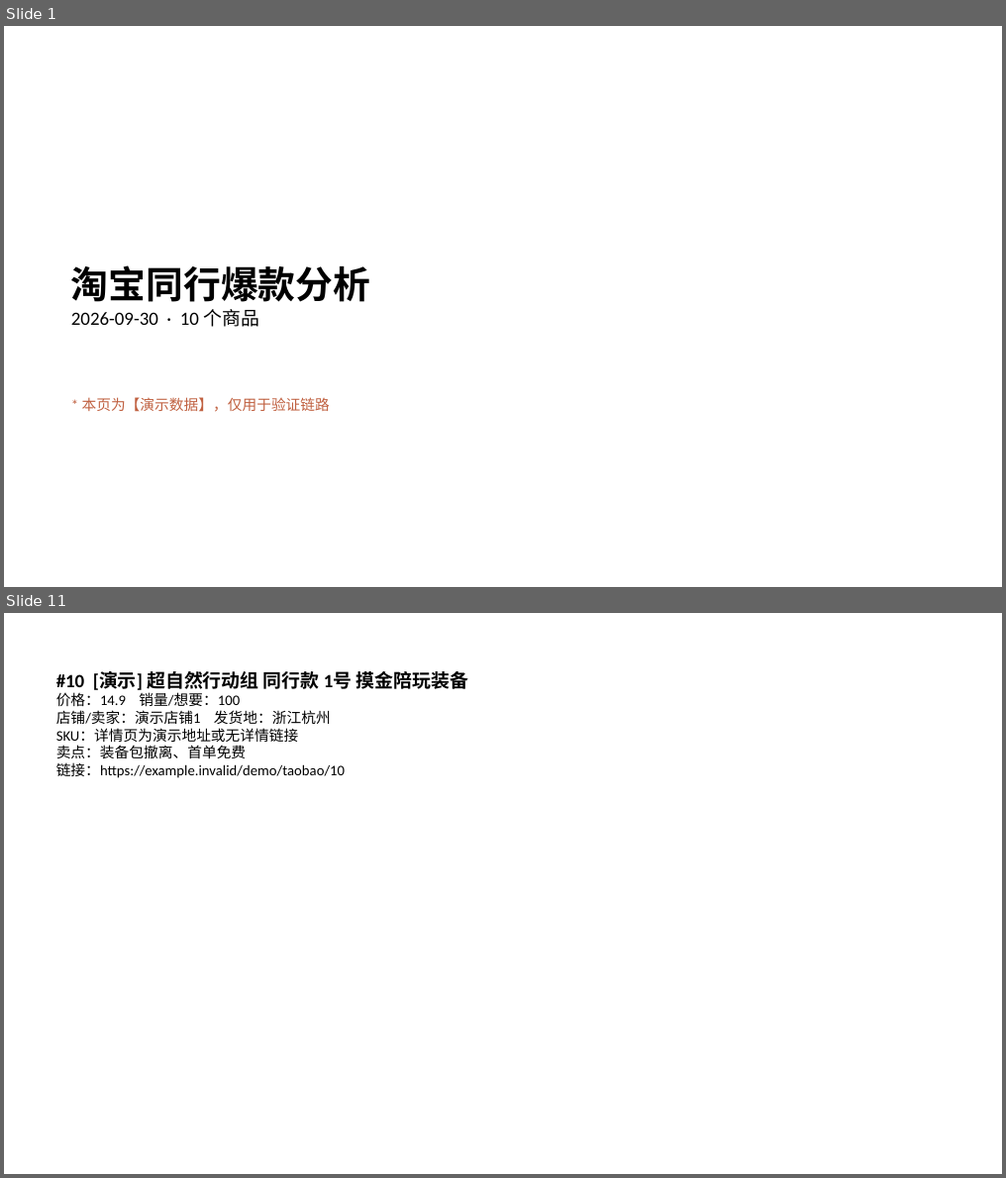
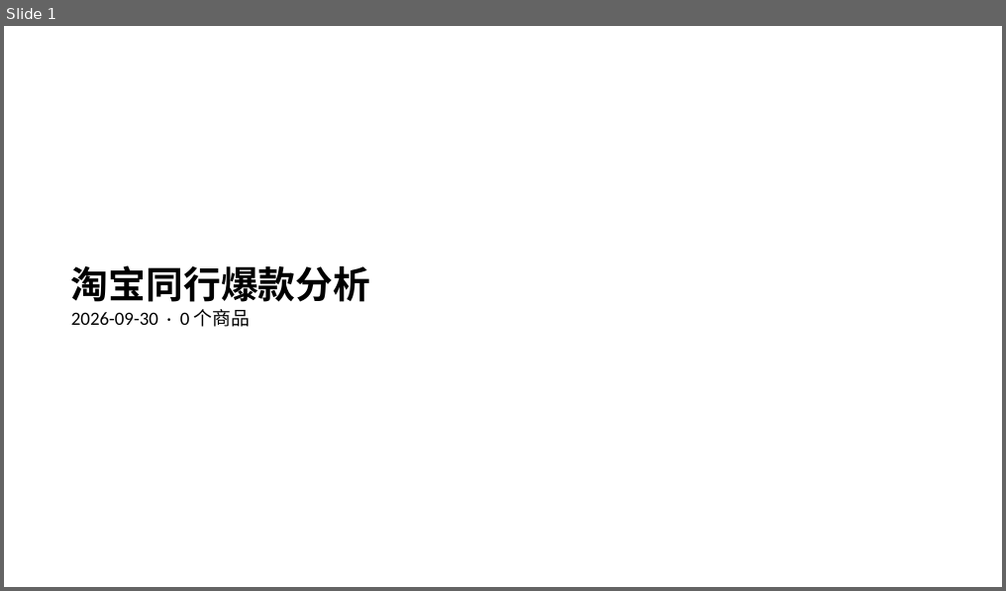
Before and after one commit to 02zhuniu-ship-it/-, a slide deck: archive/2026-09-30/taobao/PPT报告/淘宝同行爆款分析-2026-09-30.pptx. Shown one above the other, each under a label of ours: slides 1 and 11 before the commit, slide 1 after it; the slides between them are not shown. The pictures are 1006x1178 and 1006x591 pixels, drawn with LibreOffice and Linux fonts; fonts in the diff are those of the drawing. Boxes give left, top, right and bottom in pixels: in the first picture for what was removed or moved away, otherwise in the second. Text is boxed around its words. In the diff, an @@ line names an element or a change of style, - is before the commit and + after.

```diff
--- a/archive/2026-09-30/taobao/PPT报告/淘宝同行爆款分析-2026-09-30.pptx
+++ b/archive/2026-09-30/taobao/PPT报告/淘宝同行爆款分析-2026-09-30.pptx
@@ slide 11 removed at <box>4,613,1002,1174</box>, background #FFFFFF @@
@@ text removed at <box>56,671,468,778</box> @@
-#10 [演示] 超自然行动组 同行款 1号 摸金陪玩装备
-价格：14.9 销量/想要：100
-店铺/卖家：演示店铺1 发货地：浙江杭州
-SKU：详情页为演示地址或无详情链接
-卖点：装备包撤离、首单免费
-链接：https://example.invalid/demo/taobao/10
@@ slide 1 changed as well @@
@@ text at <box>71,309,251,327</box>: text changed @@
-2026-09-30 · 10 个商品
+2026-09-30 · 0 个商品
@@ text removed at <box>82,397,330,412</box> @@
-* 本页为【演示数据】，仅用于验证链路
```
Also in this commit, not shown: 9 other slides removed, 9 other files.
